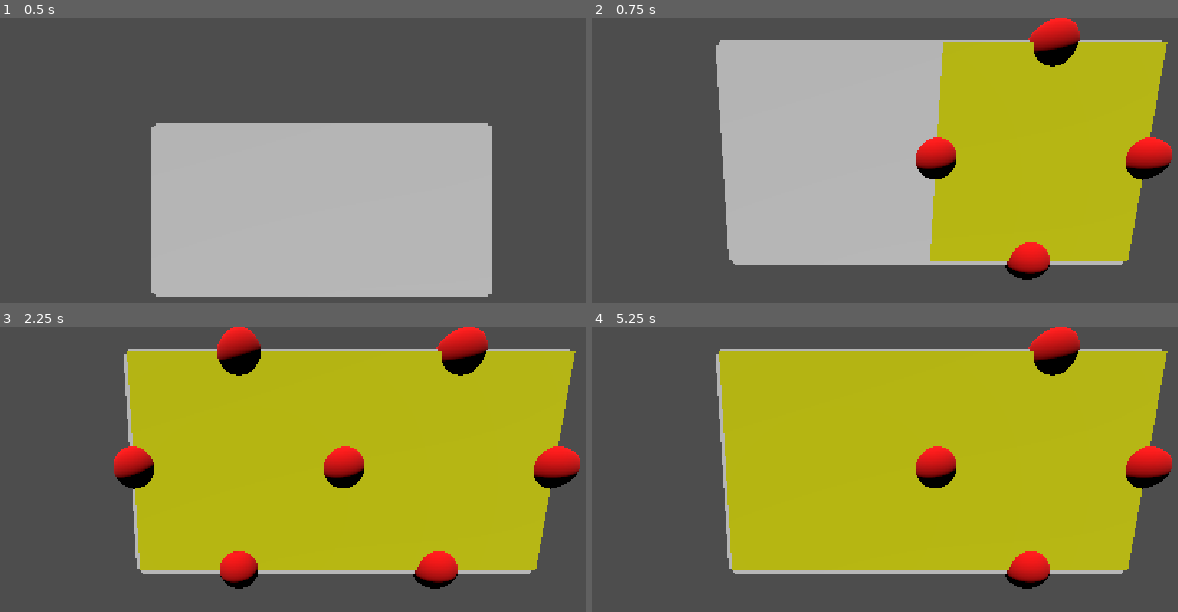
Above: before the commit, frames 1-4 (two rows, left to right).
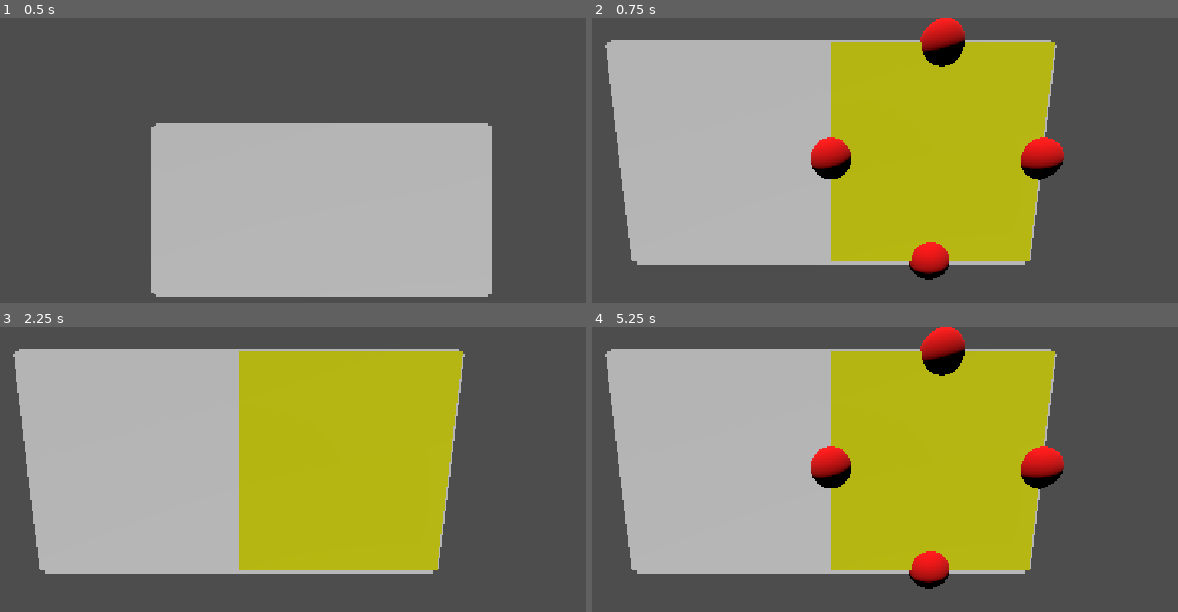
Above: after the commit, the same moments.

Repository: Turnute/PolyFold
Game: Godot game, scene res://scenes/GameScene.tscn
Two runs of this game, one before a commit and one after it. Both use one fixed random seed, a clock stepped at 60 frames per second and the inputs below.
Inputs (mouse positions are in pixels of both pictures, inside the frame that each line leads up to):
- Up to frame 1 (0.5 s): no input
- Up to frame 2 (0.75 s): tap Enter at 0.5 s; move the mouse to (1008, 220) at 0.52 s; click (1008, 220) at 0.67 s
- Up to frame 3 (2.25 s): tap Space at 1.25 s; move the mouse to (76, 574) at 1.27 s; click (76, 574) at 1.42 s; tap Enter at 2 s; move the mouse to (316, 452) at 2.02 s; click (316, 452) at 2.17 s
- Up to frame 4 (5.25 s): tap Space at 2.75, 4.25 s; move the mouse to (outside the picture) at 2.77 s; click (outside the picture) at 2.92 s; tap Enter at 3.5 s; move the mouse to (outside the picture) at 3.52 s; click (outside the picture) at 3.67 s; move the mouse to (outside the picture) at 4.27 s; click (outside the picture) at 4.42 s; move the mouse to (873, 552) at 5.02 s; click (873, 552) at 5.17 s

Frame 1 is identical in both runs. In frame 2, 46% of the frame differs, in the area x 2-99%, y 0-92%; in frame 3, 46%; in frame 4, 47%.
Error before the commit: Invalid operands 'Vector3i' and 'Object' in operator '+'. (res://scripts/polycubeDataStructure/Polycube.gd:64)

Commit message:
Return fractional polycube center
Calculate the average position using Vector3 so the center retains fractional coordinates.

Diff:
--- a/polyfold/scripts/polycubeDataStructure/Polycube.gd
+++ b/polyfold/scripts/polycubeDataStructure/Polycube.gd
@@ -57,9 +57,11 @@
 func getFace(id_cube : int, side : Face.FaceEnum) -> Face :
 	return _cubes[id_cube].getFace(side)
 
-func getAveragePos() -> Vector3i :
+func getAveragePos() -> Vector3 :
 	if _cubes.is_empty(): return Vector3i.ZERO
-	var result = Vector3i.ZERO
+	var result = Vector3.ZERO
 	for cube in _cubes :
-		result += cube
+		var c_pos : Vector3 = cube._pos
+		result += c_pos
+
 	return result / _cubes.size()
